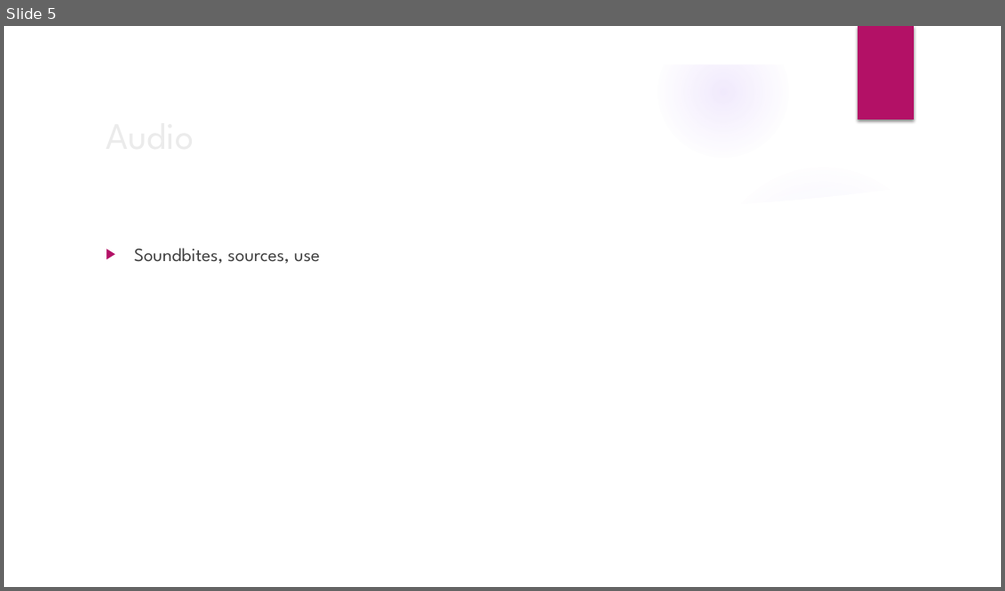
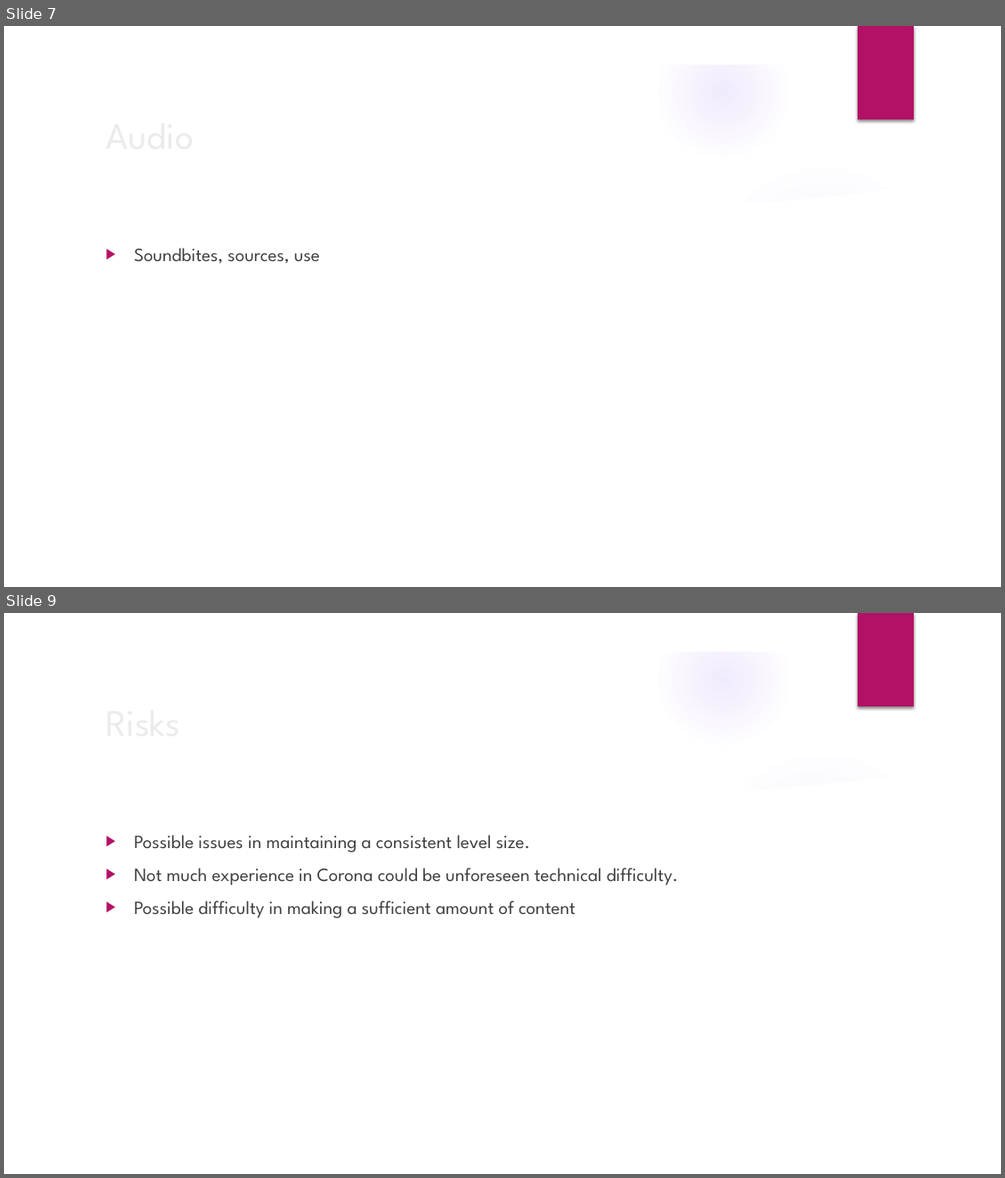
Before and after one commit to dawidK5/NinjaBall, a slide deck: pitchNinja Ball.pptx. Shown one above the other, each under a label of ours: slide 5 before the commit, slides 7 and 9 after it; the slides between them are not shown. The pictures are 1005x591 and 1005x1178 pixels, drawn with LibreOffice and Linux fonts; fonts in the diff are those of the drawing; background and template pictures are left out. Boxes give left, top, right and bottom in pixels: in the first picture for what was removed or moved away, otherwise in the second. Text is boxed around its words. In the diff, an @@ line names an element or a change of style, - is before the commit and + after.

```diff
--- a/pitchNinja Ball.pptx
+++ b/pitchNinja Ball.pptx
@@ slide 9 added at <box>4,613,1001,1174</box>, background picture (left out); not listed: 9 template elements that a slide beside it also shows @@
@@ title added at <box>98,692,815,750</box>, 36 pt, text #EBEBEB @@
+Risks
@@ text added at <box>134,835,679,918</box>, 18 pt, text #404040 @@
+▶ Possible issues in maintaining a consistent level size.
+▶ Not much experience in Corona could be unforeseen technical difficulty.
+▶ Possible difficulty in making a sufficient amount of content
@@ what was slide 5 is now slide 7 @@
```
Also in this commit, not shown: 3 slides changed, 3 other slides added, 1 slide removed.
